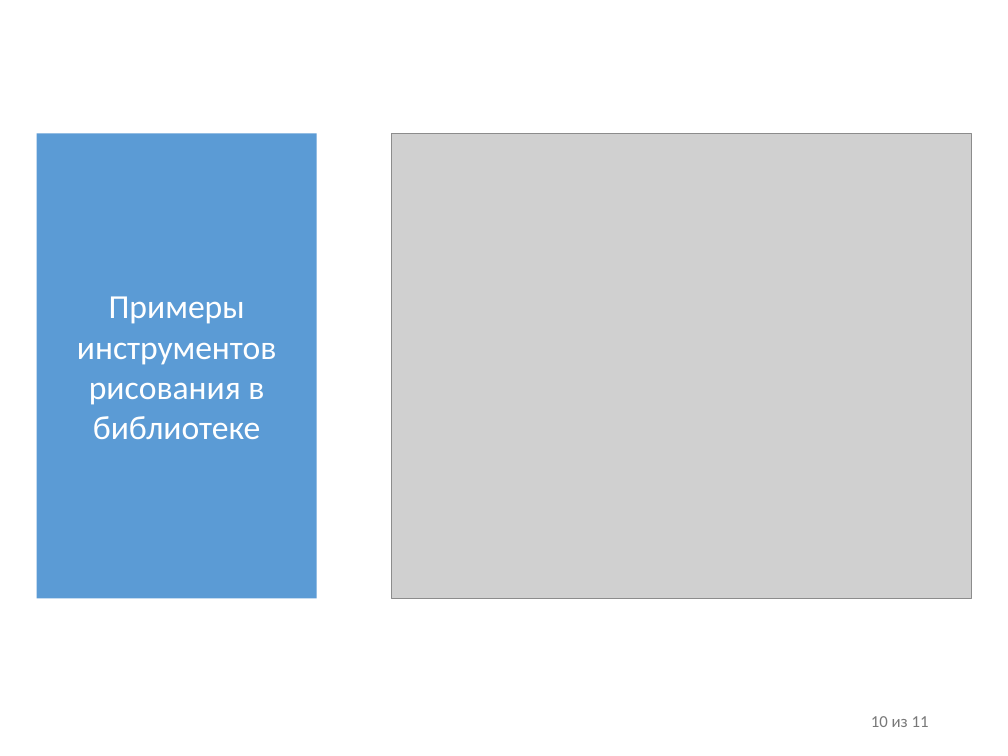
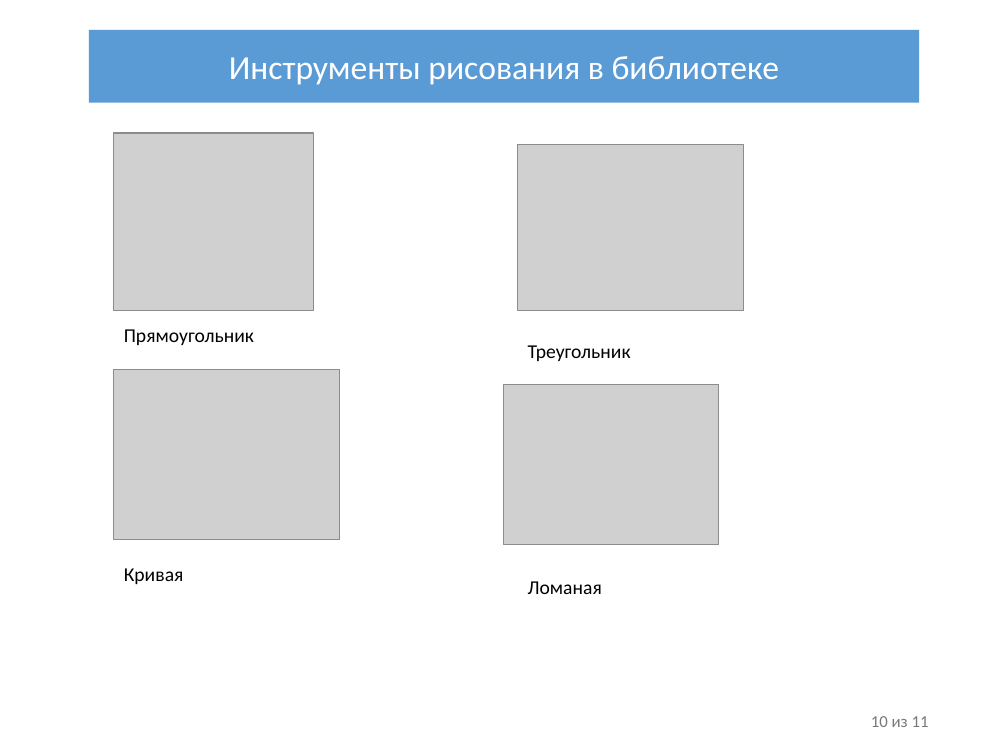
Before and after one commit to IliiaDenisov/masters-thesis, a slide deck: slide 10 of Презентация диплома.pptx. Drawn at 1008x756 pixels with LibreOffice and Linux fonts; fonts in the diff are those of the drawing; grey boxes stand for pictures. Boxes give left, top, right and bottom in pixels: in the first picture for what was removed or moved away, otherwise in the second. Text is boxed around its words. In the diff, an @@ line names an element or a change of style, - is before the commit and + after.

Commit message:
Добавил отдельные скриншоты инструментов анализа

```diff
--- a/Презентация диплома.pptx
+++ b/Презентация диплома.pptx
@@ rectangle "Инструменты рисования в библиотеке": place and size @@
-rectangle "Инструменты рисования в библиотеке" at <box>36,133,317,598</box>
+rectangle "Инструменты рисования в библиотеке" at <box>89,30,919,103</box>
@@ text in rectangle at <box>229,56,779,85</box>: text changed @@
-Примеры инструментов рисования в библиотеке
+Инструменты рисования в библиотеке
@@ picture added at <box>114,133,313,310</box> @@
@@ picture removed at <box>391,133,971,598</box> @@
@@ picture added at <box>518,144,744,310</box> @@
@@ text added at <box>124,329,254,345</box>, 14 pt, text #000000 @@
+Прямоугольник
@@ text added at <box>528,345,631,361</box>, 14 pt, text #000000 @@
+Треугольник
@@ picture added at <box>114,370,340,540</box> @@
@@ picture added at <box>504,384,718,544</box> @@
@@ text added at <box>124,568,184,584</box>, 14 pt, text #000000 @@
+Кривая
@@ text added at <box>528,581,602,594</box>, 14 pt, text #000000 @@
+Ломаная
```
Also in this commit, not shown: 4 other slides changed, 1 slide added, 1 other file.
